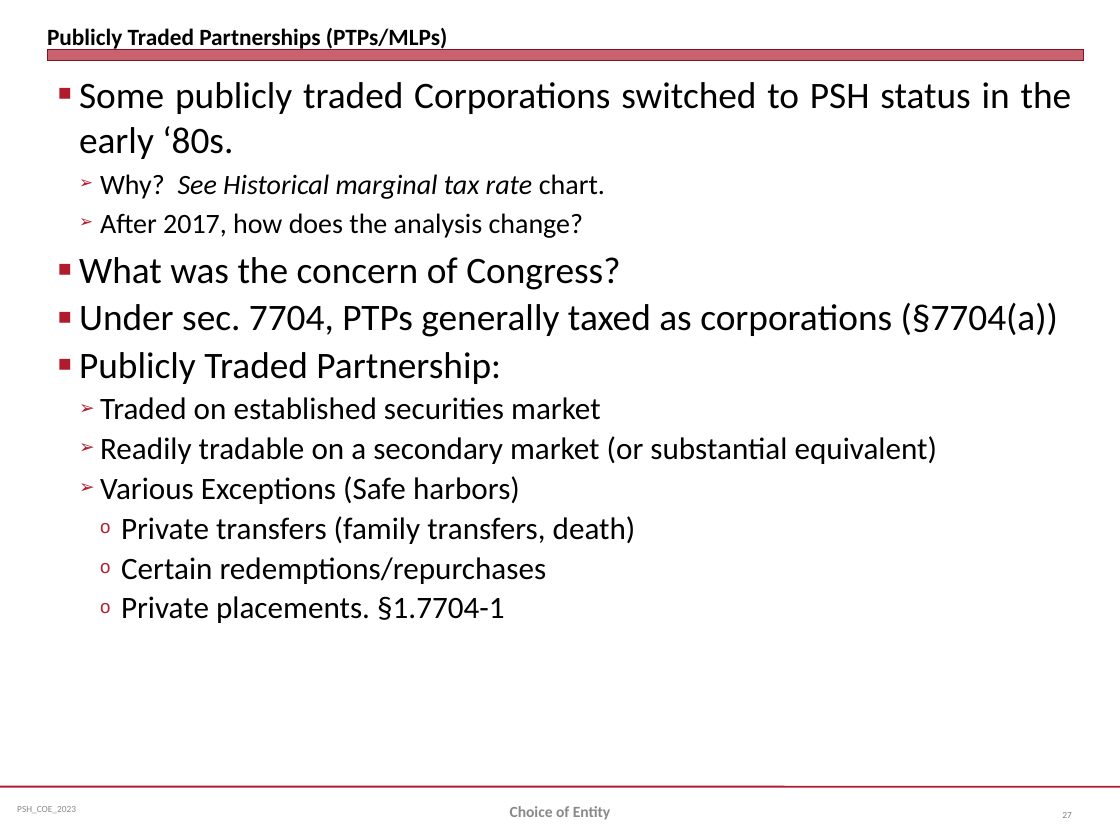
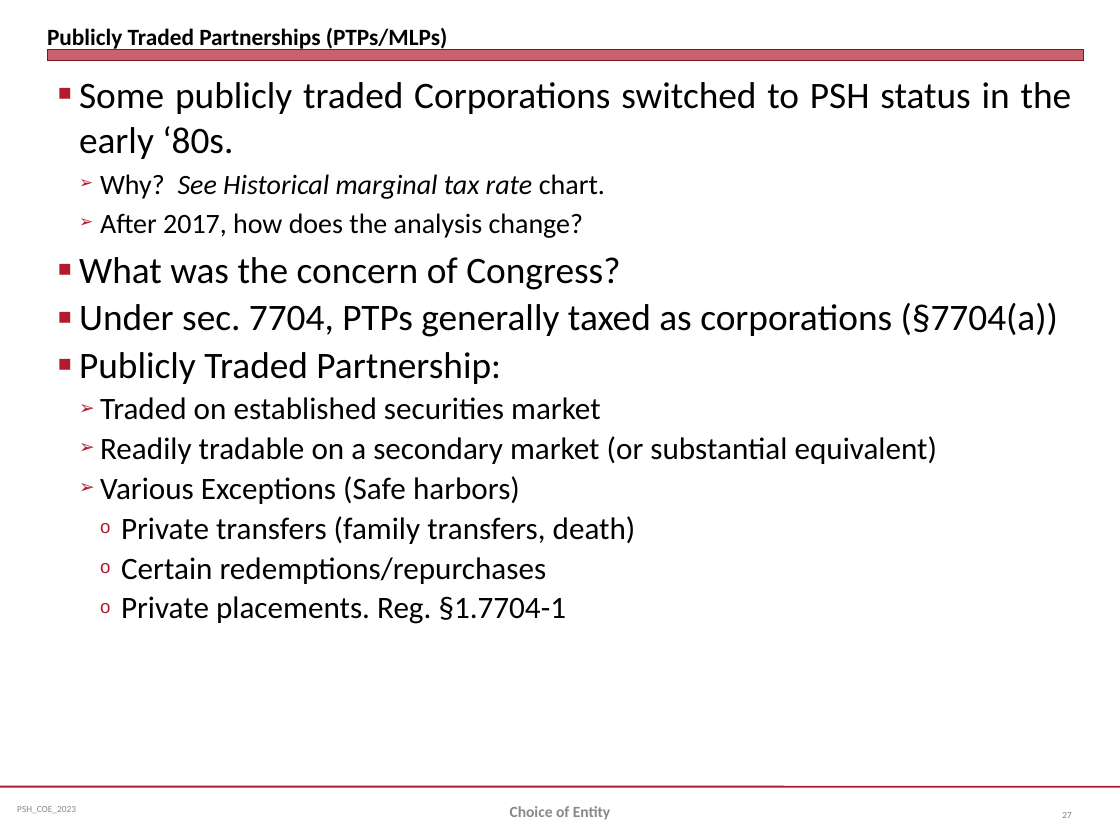
Before and after one commit to jmc877/Partnership-Tax, a slide deck: slide 27 of slides/PSH_COEntity_2023.pptx. Drawn at 1120x840 pixels with LibreOffice and Linux fonts; fonts in the diff are those of the drawing. Boxes give left, top, right and bottom in pixels: in the first picture for what was removed or moved away, otherwise in the second. Text is boxed around its words. In the diff, an @@ line names an element or a change of style, - is before the commit and + after.

```diff
--- a/slides/PSH_COEntity_2023.pptx
+++ b/slides/PSH_COEntity_2023.pptx
@@ text at [121,596,567,624]: text changed @@
-    o Private placements. §1.7704-1
+    o Private placements. Reg. §1.7704-1
```
Also in this commit, not shown: 4 other slides changed, 5 other files.
